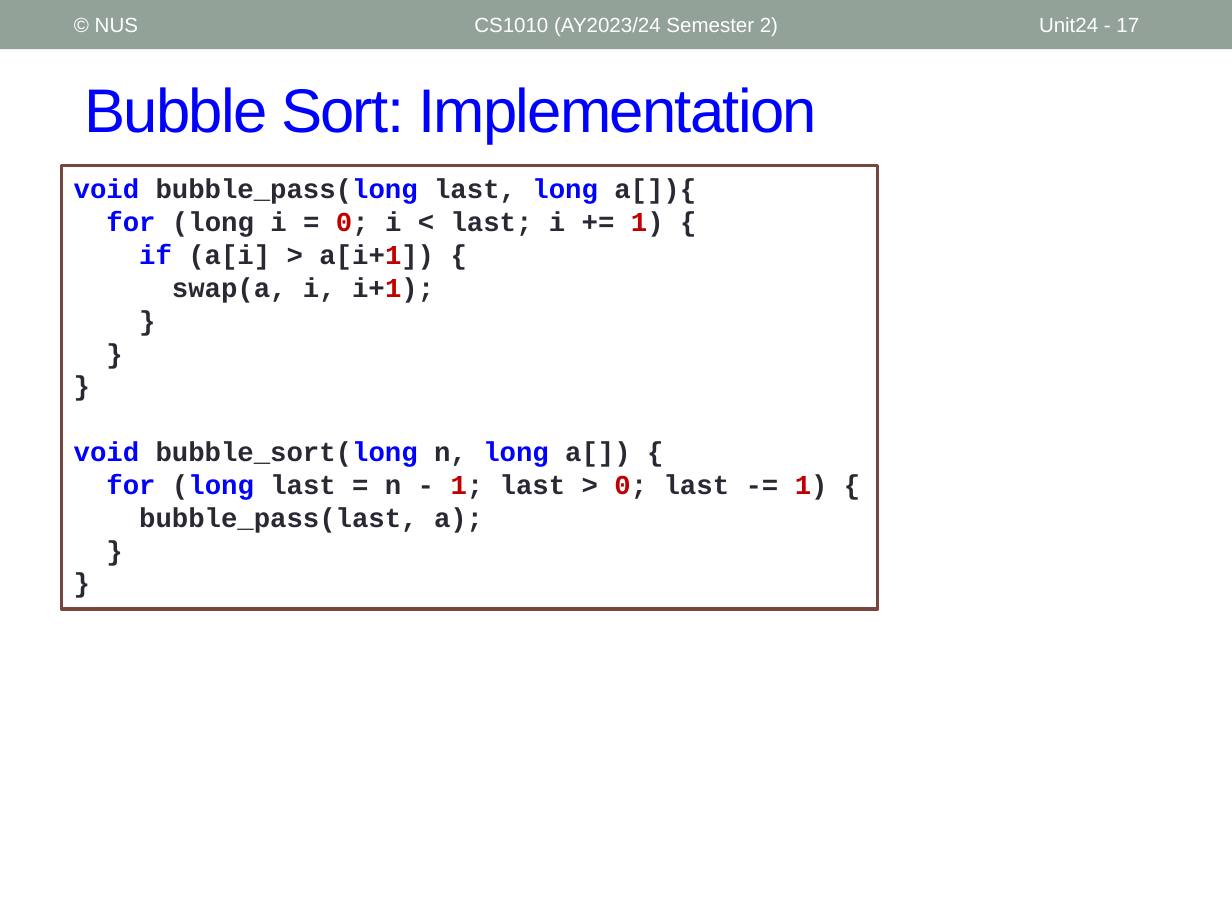
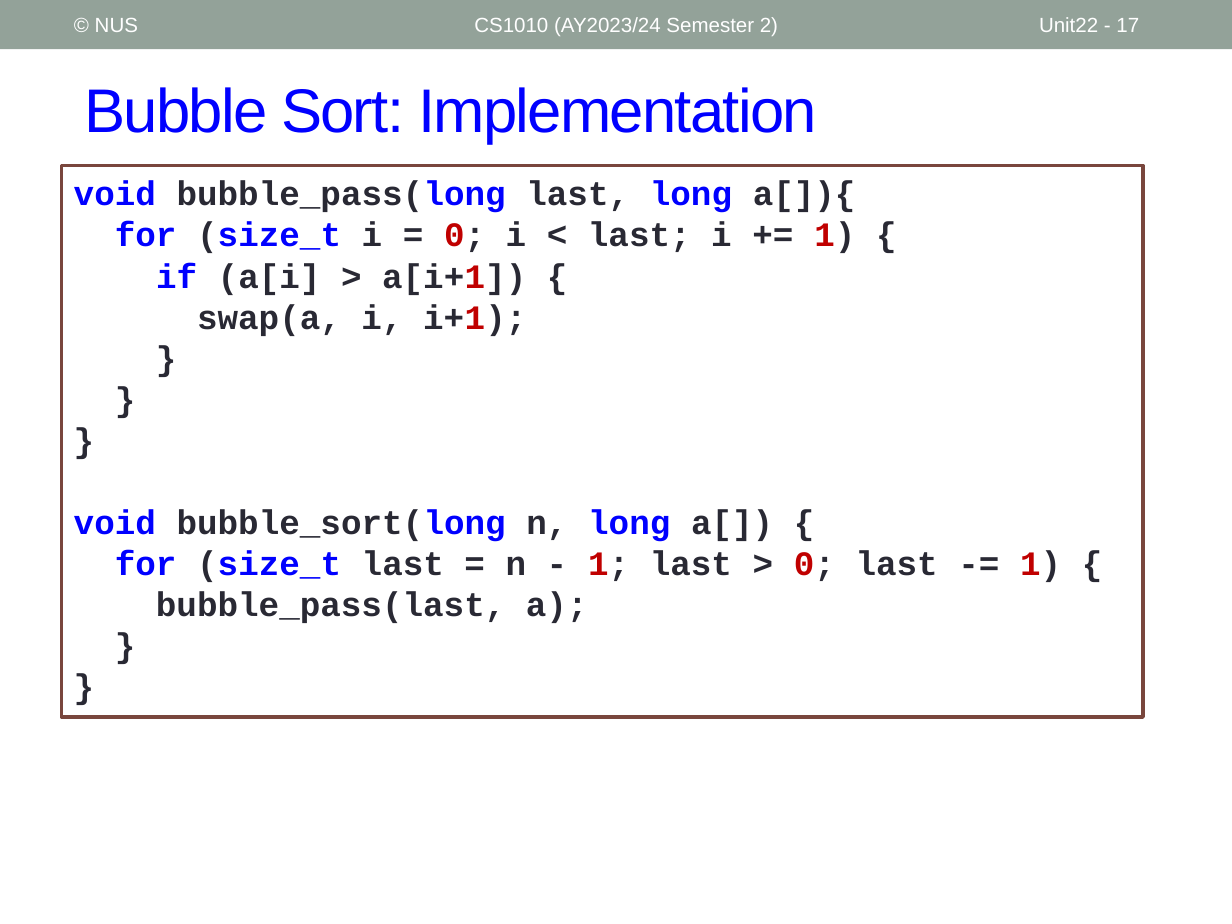
Before and after one commit to nus-cs1010-2425-s2/website, a slide deck: slide 17 of slides/Unit22_Sorting.pptx. Drawn at 1232x924 pixels with LibreOffice and Linux fonts; fonts in the diff are those of the drawing. Boxes give left, top, right and bottom in pixels: in the first picture for what was removed or moved away, otherwise in the second. Text is boxed around its words. In the diff, an @@ line names an element or a change of style, - is before the commit and + after.

```diff
--- a/slides/Unit22_Sorting.pptx
+++ b/slides/Unit22_Sorting.pptx
@@ page number at (1039, 17, 1139, 32): text changed @@
-Unit24 - 17
+Unit22 - 17
@@ rectangle "void bubble_pass(long last, long a[]){": place and size @@
-rectangle "void bubble_pass(long last, long a[]){" at (62, 165, 877, 609)
+rectangle "void bubble_pass(long last, long a[]){" at (62, 165, 1143, 717)
@@ text in rectangle at (74, 180, 856, 623): size 16 to 20 pt in "void bubble_pass(long last, long a[]){", "if (a[i] > a[i+1]) {", "swap(a, i, i+1);", "}" and 6 more places @@
@@ text in rectangle at (115, 221, 855, 253): text changed; size 16 to 20 pt @@
-for (long i = 0; i < last; i += 1) {
+for (size_t i = 0; i < last; i += 1) {
@@ text in rectangle at (115, 550, 1061, 582): text changed; size 16 to 20 pt @@
-for (long last = n - 1; last > 0; last -= 1) {
+for (size_t last = n - 1; last > 0; last -= 1) {
```
Also in this commit, not shown: 6 other slides changed, 1 slide added, 4 other files.
